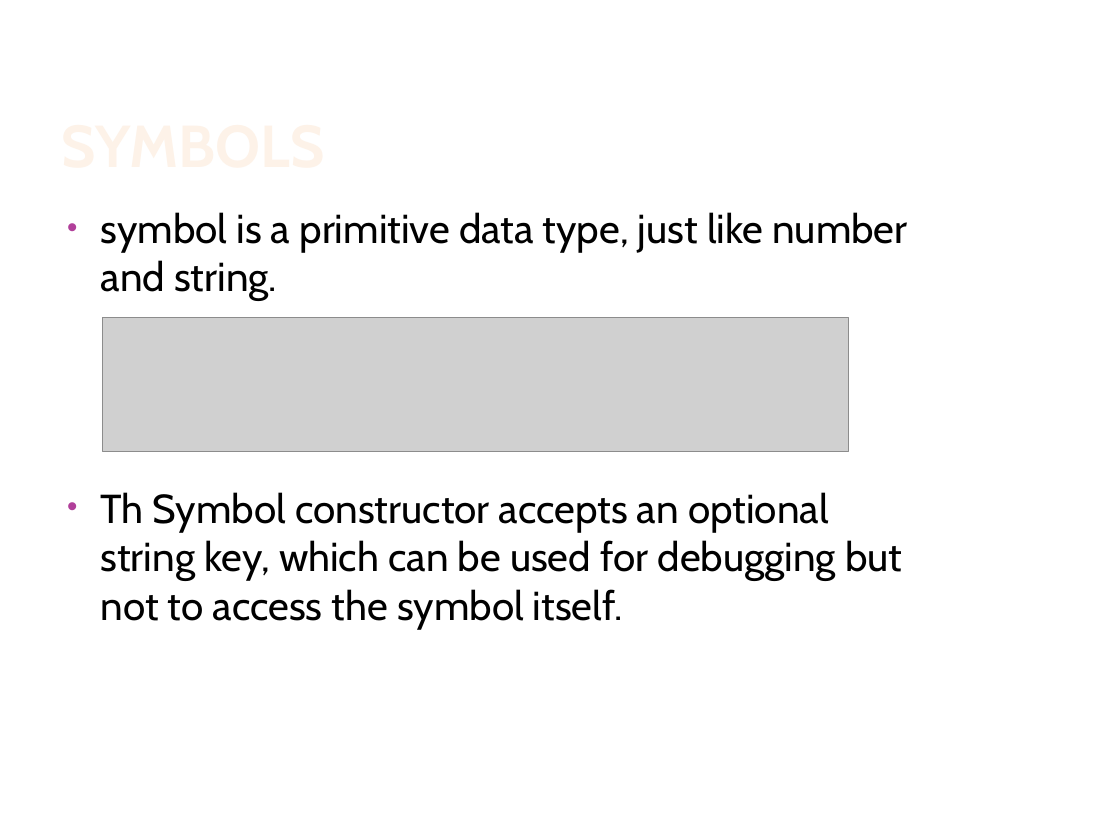
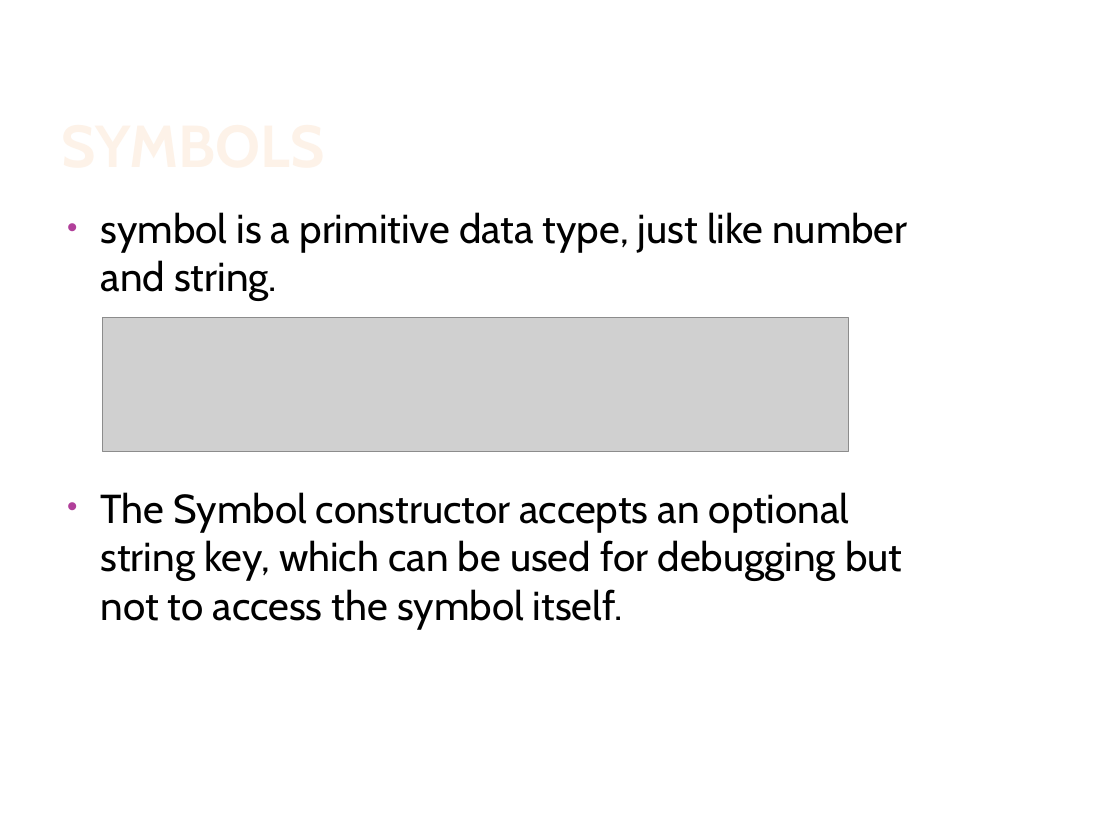
Before and after one commit to IsraelZablianov/TypeScript-Course, a slide deck: slide 55 of Advanced Es6 & TypeScript.pptx. Drawn at 1120x840 pixels with LibreOffice and Linux fonts; fonts in the diff are those of the drawing; grey boxes stand for pictures; background and template pictures are left out. Boxes give left, top, right and bottom in pixels: in the first picture for what was removed or moved away, otherwise in the second. Text is boxed around its words. In the diff, an @@ line names an element or a change of style, - is before the commit and + after.

Commit message:
fixing typos and images

```diff
--- a/Advanced Es6 & TypeScript.pptx
+++ b/Advanced Es6 & TypeScript.pptx
@@ text at [101,492,902,629]: text changed @@
-• Th Symbol constructor accepts an optional string key, which can be used for debugging but not to access the symbol itself.
+• The Symbol constructor accepts an optional string key, which can be used for debugging but not to access the symbol itself.
```
Also in this commit, not shown: 6 other slides changed.
